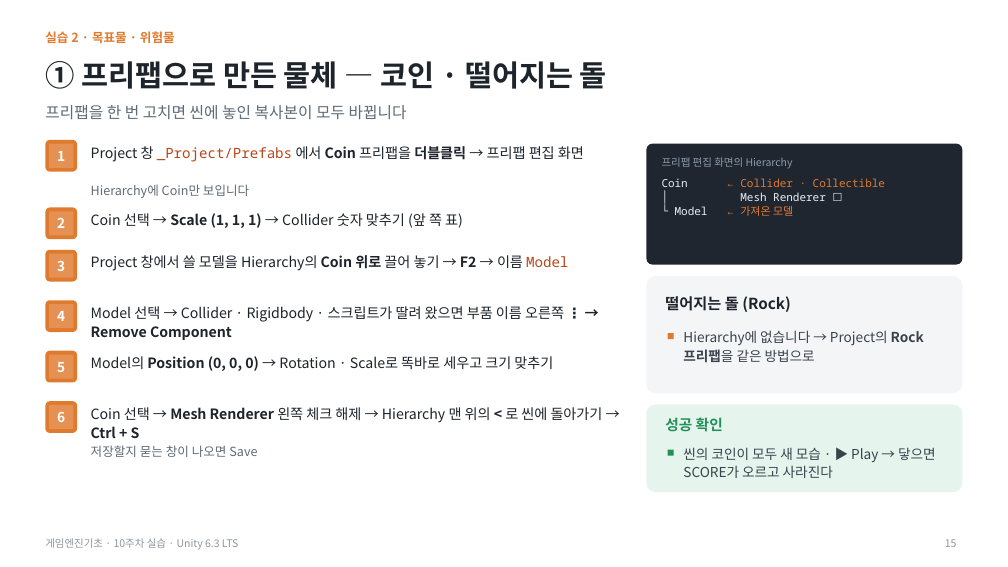
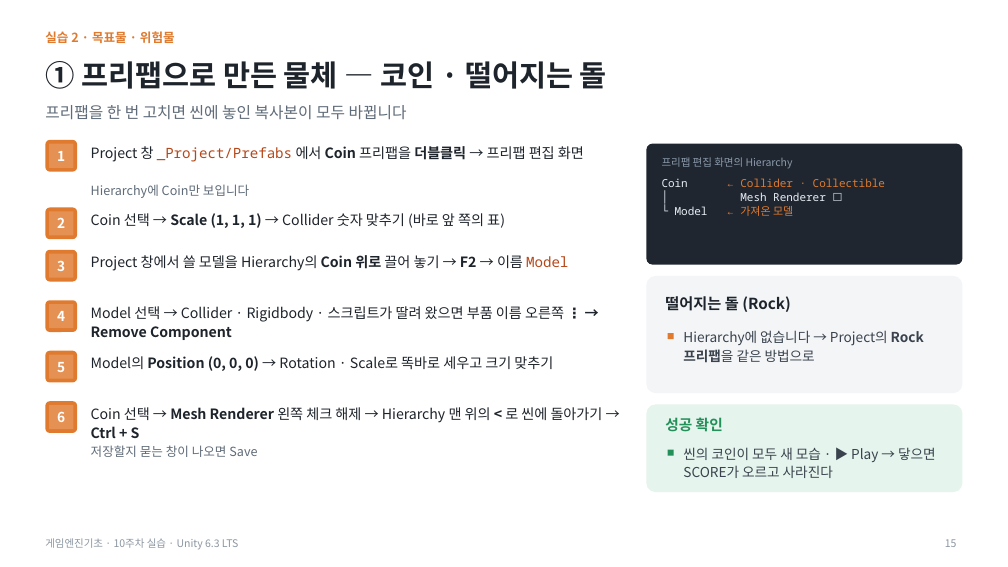
Before and after one commit to iplay-garden/game-engine-basics, a slide deck: slide 15 of 10주차/한국어/게임엔진기초_10주차_오프라인_실습슬라이드.pptx. Drawn at 1008x567 pixels with LibreOffice and Linux fonts; fonts in the diff are those of the drawing. Boxes give left, top, right and bottom in pixels: in the first picture for what was removed or moved away, otherwise in the second. Text is boxed around its words. In the diff, an @@ line names an element or a change of style, - is before the commit and + after.

```diff
--- a/10주차/한국어/게임엔진기초_10주차_오프라인_실습슬라이드.pptx
+++ b/10주차/한국어/게임엔진기초_10주차_오프라인_실습슬라이드.pptx
@@ text at [91,213,505,228]: text changed @@
-Coin 선택 → Scale (1, 1, 1) → Collider 숫자 맞추기 (앞 쪽 표)
+Coin 선택 → Scale (1, 1, 1) → Collider 숫자 맞추기 (바로 앞 쪽의 표)
```
Also in this commit, not shown: 9 other slides changed, 13 other files.
